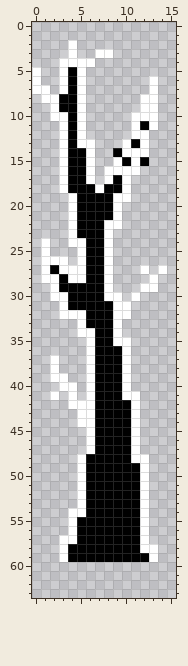
Pixel-art sprite -- res/Sprites/static/tree01.png. Above: the version before the commit.
The file is 16x64 pixels.
After the commit:
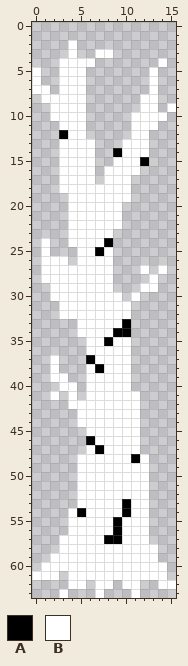
Palette (. is transparent): A #000000  B #ffffff
Difference:
There is now colour A in rows 33 to 34 at x 10.
The edit turns colour B into colour A in row 12 at x 3; in row 24 at x 8; in row 34 at x 9; in row 37 at x 6; in row 46 at x 6; in row 48 at x 11.
The edit turns colour B into colour A in row 54 at x 5.
There is now colour B in row 4 at x 14; in row 5 at x 13; in row 9 at x 15; in row 10 at x 14; in row 59 at x 2; in row 60 at x 1 to 14.
There is now colour B in row 61 at x 0 to 2 and 4 to 14; in row 62 at x 4 to 5, 7 to 8, 10 to 11 and 14 to 15; in row 63 at x 3, 7 and 11.
The edit turns colour A into colour B in rows 5 to 7 at x 4; in rows 8 to 9 at x 3 to 4; in row 10 at x 4; in row 11 at x 4 and 12; in row 12 at x 4; in row 13 at x 4 and 11.
The edit turns colour A into colour B in row 14 at x 4 to 5; in row 15 at x 4 to 5 and 10; in row 16 at x 4 to 5; in row 17 at x 4 to 5 and 9; in row 18 at x 4 to 6 and 8 to 9; in rows 19 to 21 at x 5 to 8.
The edit turns colour A into colour B in rows 22 to 23 at x 5 to 7; in row 24 at x 6 to 7; in row 25 at x 6; in row 26 at x 6 to 7; in row 27 at x 2 and 6 to 7; in row 28 at x 3 and 6 to 7.
The edit turns colour A into colour B in row 29 at x 3 to 7; in row 30 at x 4 to 7; in row 31 at x 4 to 8; in rows 32 to 33 at x 6 to 8; in row 34 at x 7 to 8; in row 35 at x 7.
The edit turns colour A into colour B in rows 36 to 37 at x 7 to 9; in row 38 at x 8 to 9; in rows 39 to 41 at x 7 to 9; in rows 42 to 46 at x 7 to 10; in row 47 at x 8 to 10; in row 48 at x 6 to 10.
The edit turns colour A into colour B in rows 49 to 52 at x 6 to 11; in rows 53 to 54 at x 6 to 9 and 11; in rows 55 to 56 at x 5 to 8 and 10 to 11; in row 57 at x 5 to 7 and 10 to 11; in row 58 at x 4 to 11; in row 59 at x 4 to 12.
Where, in picture pixels (left, top, right, bottom), the same in both pictures:
changed: (32, 58, 176, 598)
